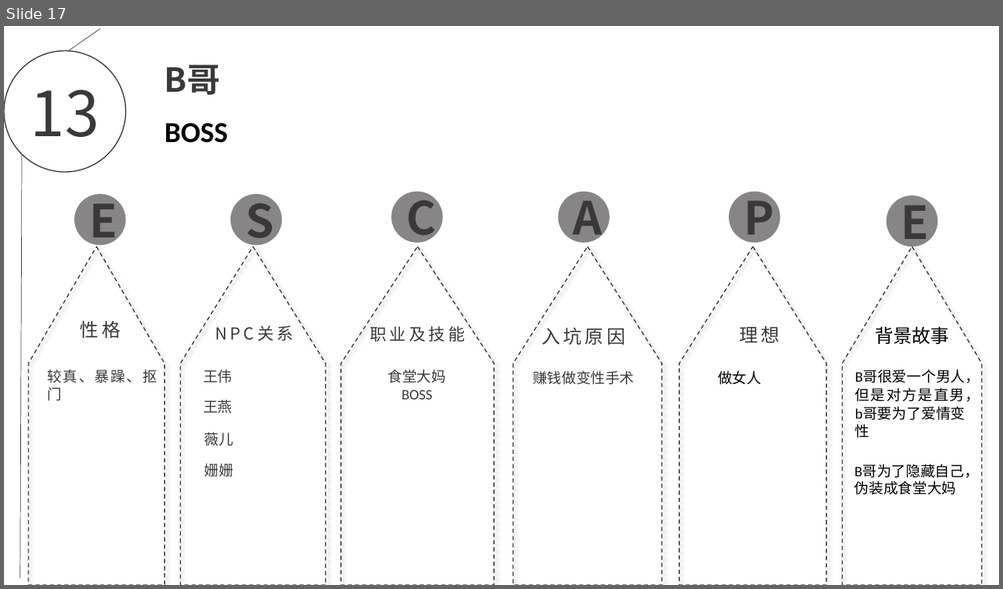
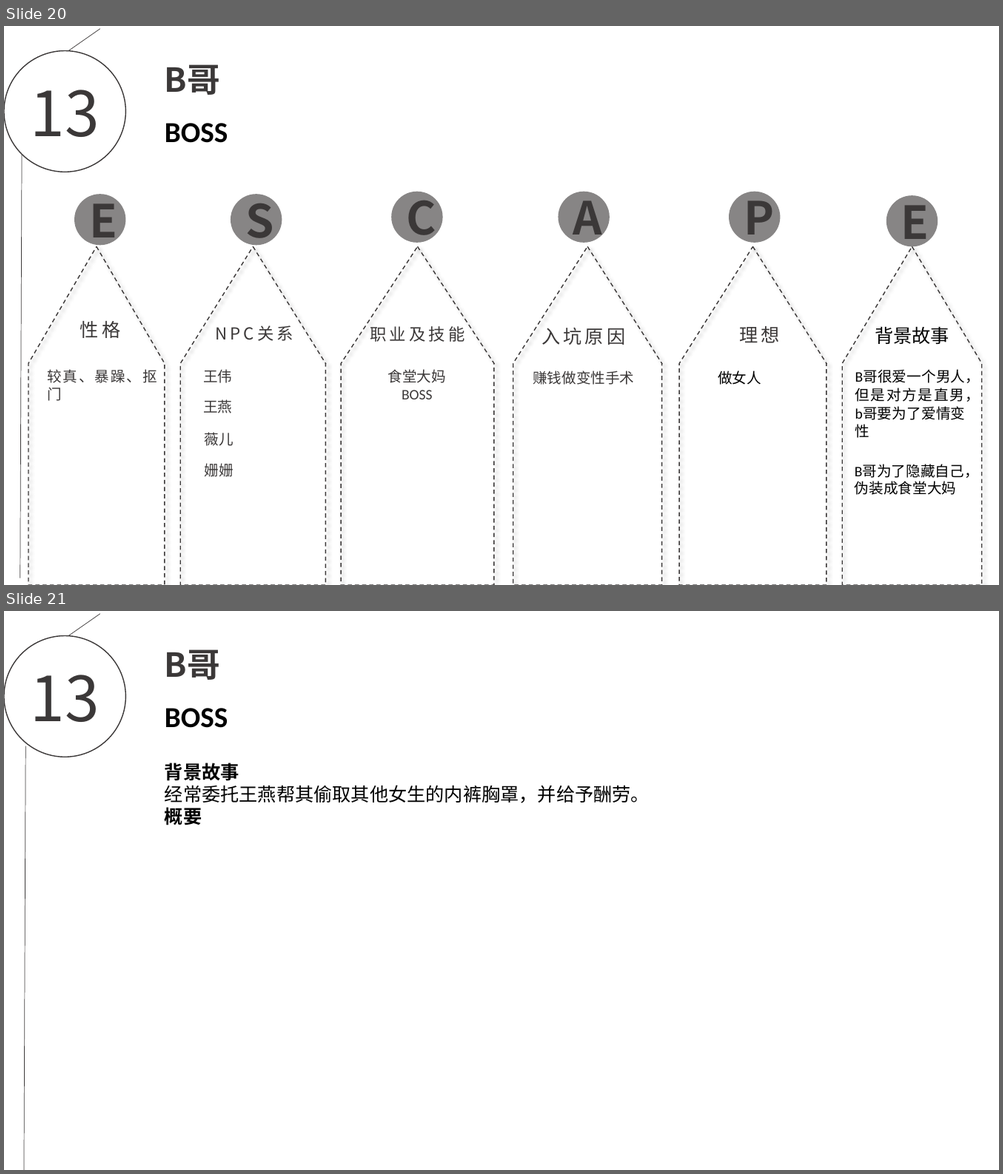
Before and after one commit to EscapeChuanxiao/ChuanXiao, a slide deck: escape.pptx. Shown one above the other, each under a label of ours: slide 17 before the commit, slides 20 and 21 after it. The pictures are 1003x589 and 1003x1174 pixels, drawn with LibreOffice and Linux fonts; fonts in the diff are those of the drawing; background and template pictures are left out. Boxes give left, top, right and bottom in pixels: in the first picture for what was removed or moved away, otherwise in the second. Text is boxed around its words. In the diff, an @@ line names an element or a change of style, - is before the commit and + after.

```diff
--- a/escape.pptx
+++ b/escape.pptx
@@ slide 21 added at <box>4,611,999,1170</box>, background picture (left out) @@
@@ line added from (100, 614) to (68, 635), #3B3838 0.5 pt @@
@@ ellipse added at <box>4,635,125,757</box>, outline #3B3838 1 pt, 60 pt, text #3B3838 @@
+13
@@ text added at <box>165,649,220,680</box>, 32 pt, text #3B3838, bold @@
+B哥
@@ text added at <box>165,708,227,728</box>, 28 pt, text #000000, bold @@
+BOSS
@@ line added from (25, 746) to (24, 1170), #3B3838 0.5 pt @@
@@ text added at <box>165,763,649,829</box>, 18 pt, text #000000 @@
+背景故事
+经常委托王燕帮其偷取其他女生的内裤胸罩，并给予酬劳。
+概要
@@ what was slide 17 is now slide 20 @@
```
Also in this commit, not shown: 2 slides changed, 3 other slides added.
